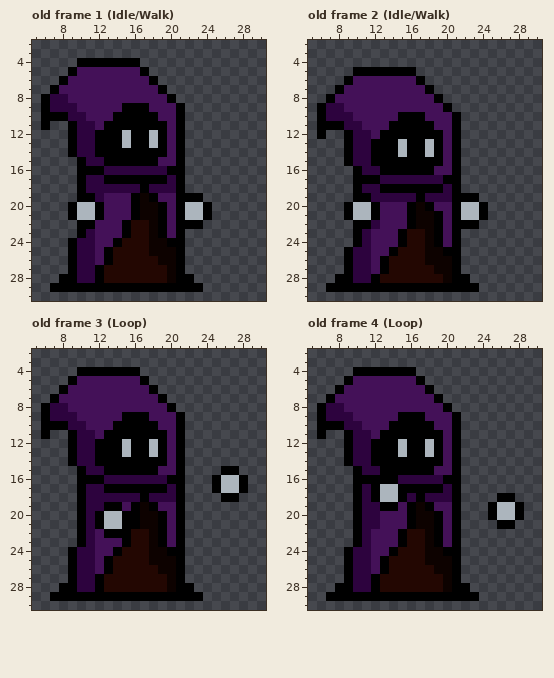
Edited in one commit: pixel-art file (Wizzard_player.ase). Above: the version before the commit.
32x32 pixels, 4 frames. Shown: old frame 1 (Idle/Walk): x 5..30, y 2..30; old frame 2 (Idle/Walk): x 5..30, y 2..30; old frame 3 (Loop): x 5..30, y 2..30; old frame 4 (Loop): x 5..30, y 2..30.
The same view after the edit:
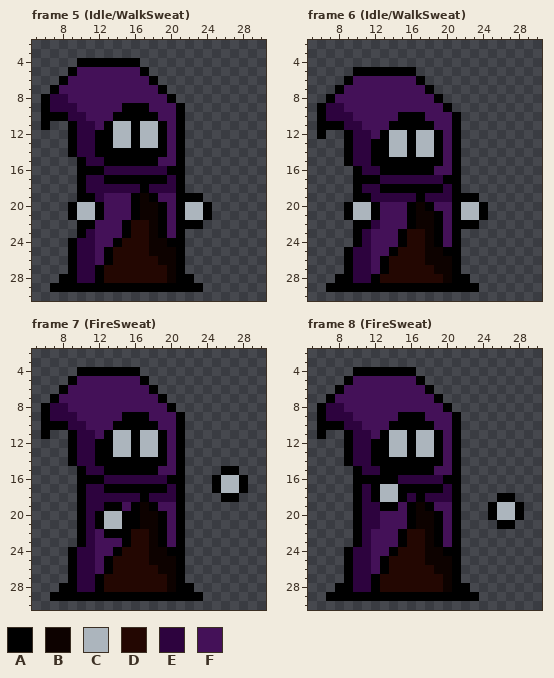
Palette (. is transparent): A #000000  B #0d0200  C #acb5bd  D #230702  E #2d033e  F #441158
A new or re-ordered frame is compared with the old frame closest to it.
Difference:
frames 4 -> 8
Frame 5 (Idle/WalkSweat) is new; against old frame 1 (Idle/Walk), layer "Hands":
y 11: x 14..15 AA -> CC; x 17..18 AA -> CC
y 12..13: x 14 A -> C; x 17 A -> C
Frame 6 (Idle/WalkSweat) is new; against old frame 2 (Idle/Walk), layer "Hands":
y 12: x 14..15 AA -> CC; x 17..18 AA -> CC
y 13..14: x 14 A -> C; x 17 A -> C
Frame 7 (FireSweat) is new; against old frame 3 (Loop), layer "Hands": the same change as frame 5 (Idle/WalkSweat)
Frame 8 (FireSweat) is new; against old frame 4 (Loop), layer "Hands": the same change as frame 5 (Idle/WalkSweat)
